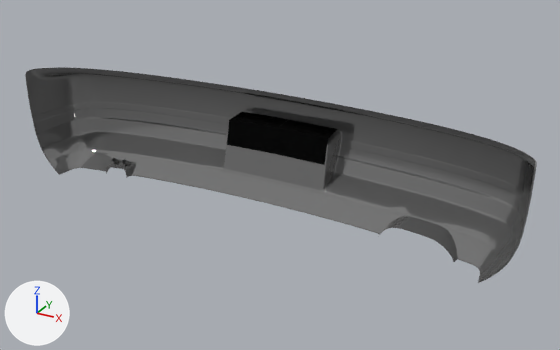
Before and after pictures for a commit that changed the Blender file content/cars/nissan_rs13/rearbumper_oem.blend.
Before and after are seen from a 50 mm camera at (1.08, 0.283, 1.113) aimed at (0.05, 2.155, 0.177). Lighting does not change. The marker at lower left points along +X, +Y and +Z.

The first picture shows 'bumper', 'hooks', 'plate'.
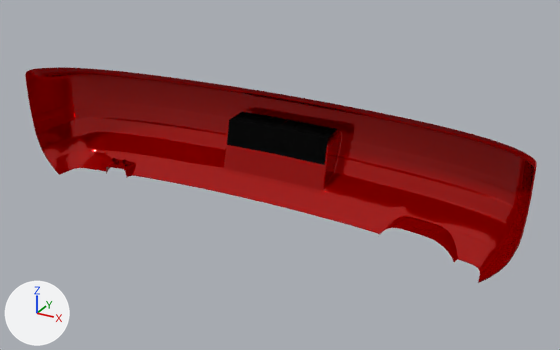
Location of each change, [x1, y1, x2, y2] in pixels of the pictures (560 x 350 px):
'bumper', recoloured (grey to red)
    both: [25, 67, 537, 283]
'hooks', recoloured
    both: [112, 158, 132, 165]

The change, as a list of edits to the scene's bpy script:
```text
Change mat_paint:
    mat_paint.base_color: (0.256, 0.256, 0.256) -> (0.503, 0.0, 0.0)  # grey #8a8a8a -> red #bc0000
```
